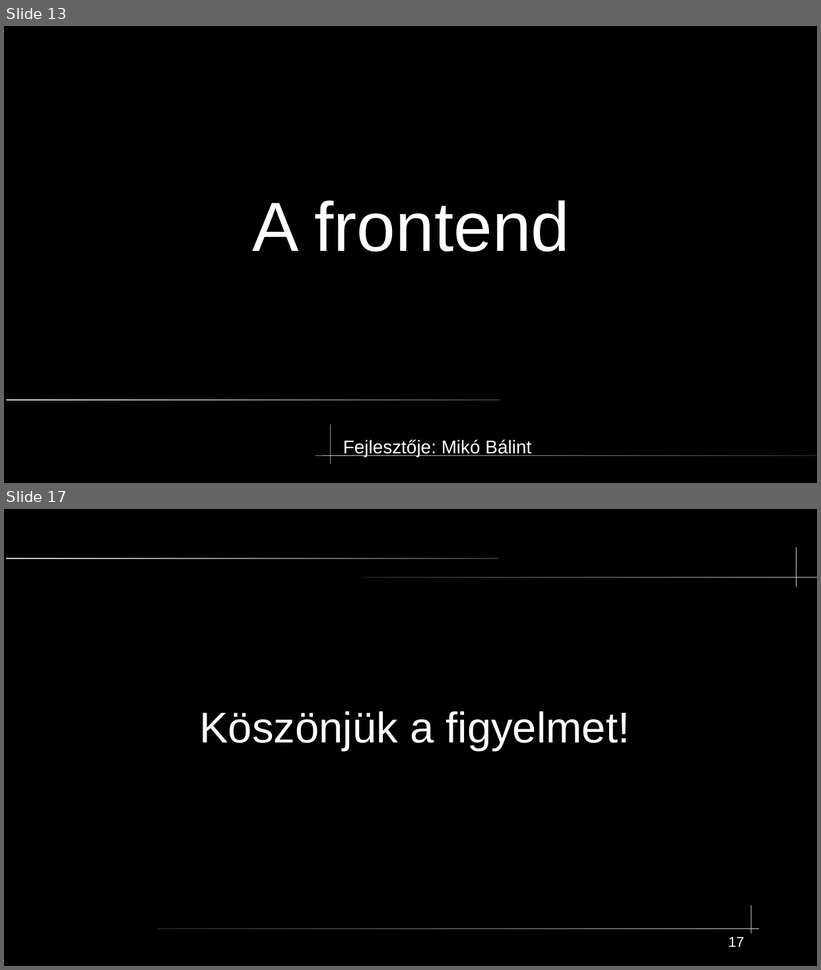
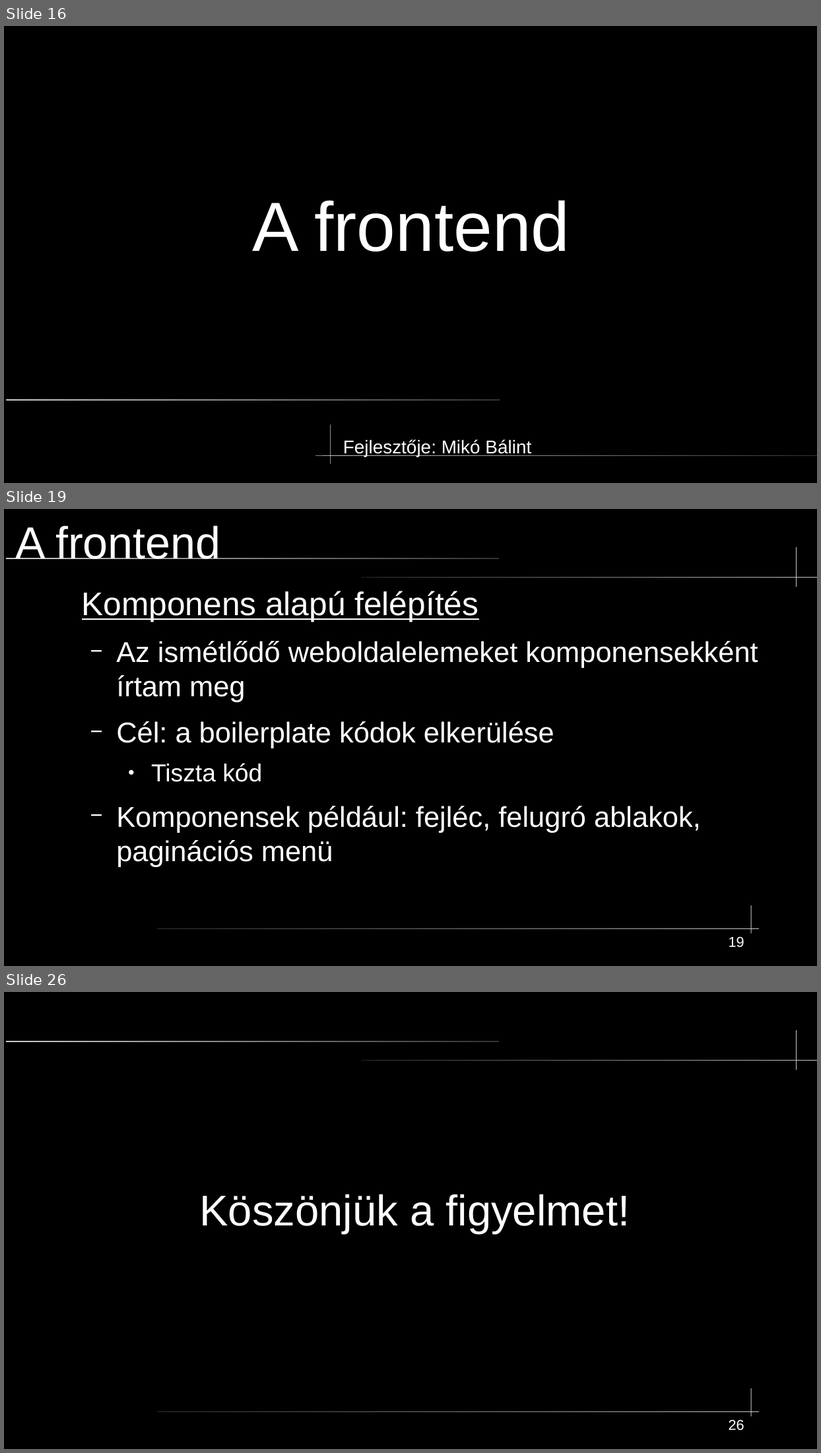
Before and after one commit to mikobalint-szbi/PawnHub, a slide deck: [Developer]/PPT/technikai prezentáció.odp. Shown one above the other, each under a label of ours: slides 13 and 17 before the commit, slides 16, 19 and 26 after it; the slides between them are not shown. The pictures are 821x970 and 821x1453 pixels, drawn with LibreOffice and Linux fonts; fonts in the diff are those of the drawing. Boxes give left, top, right and bottom in pixels: in the first picture for what was removed or moved away, otherwise in the second. Text is boxed around its words. In the diff, an @@ line names an element or a change of style, - is before the commit and + after.

```diff
--- a/[Developer]/PPT/technikai prezentáció.odp
+++ b/[Developer]/PPT/technikai prezentáció.odp
@@ slide 19 added at <box>4,509,817,966</box>, background #000000; not listed: 5 template elements that a slide beside it also shows @@
@@ title added at <box>16,525,220,559</box>, 44 pt, text #FFFFFF @@
+A frontend
@@ text added at <box>82,591,758,867</box>, 28 pt, text #FFFFFF @@
+Komponens alapú felépítés
+  − Az ismétlődő weboldalelemeket komponensekként írtam meg
+  − Cél: a boilerplate kódok elkerülése
+    ● Tiszta kód
+  − Komponensek például: fejléc, felugró ablakok, paginációs menü
@@ page number added at <box>729,937,745,948</box>, 14 pt, text #FFFFFF @@
+19
@@ what was slide 13 is now slide 16 @@
@@ what was slide 17 is now slide 26 @@
@@ page number at <box>729,1420,745,1431</box>: text changed @@
-17
+26
```
Also in this commit, not shown: 6 slides changed, 10 other slides added, 2 slides removed.
